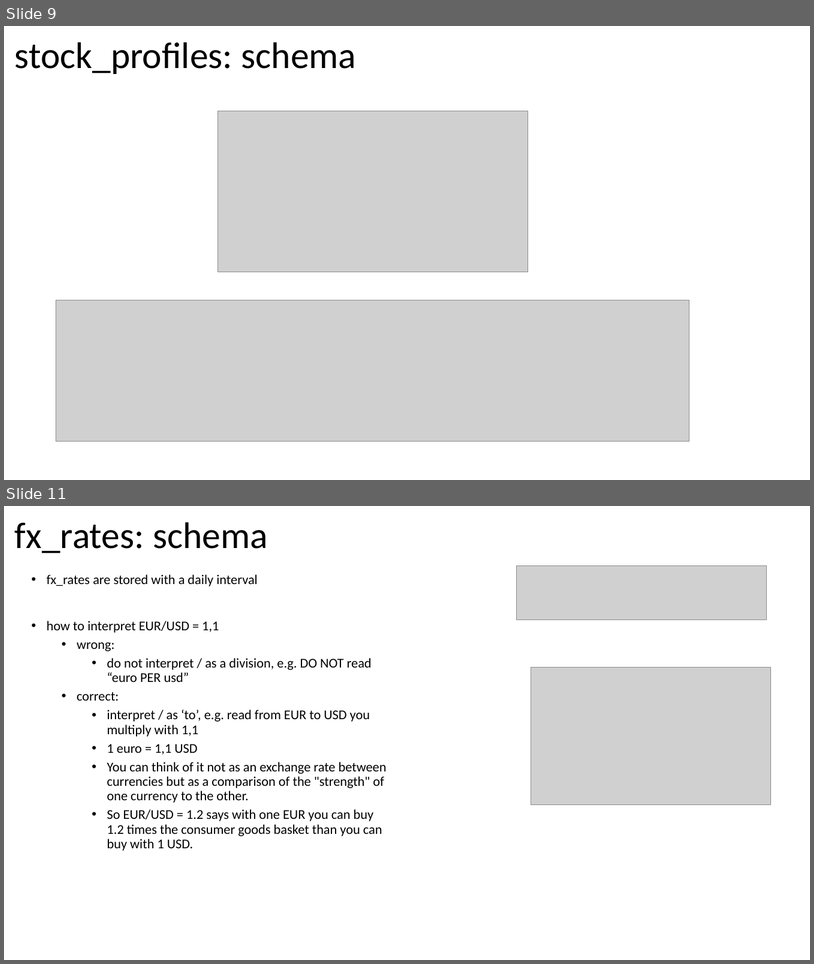
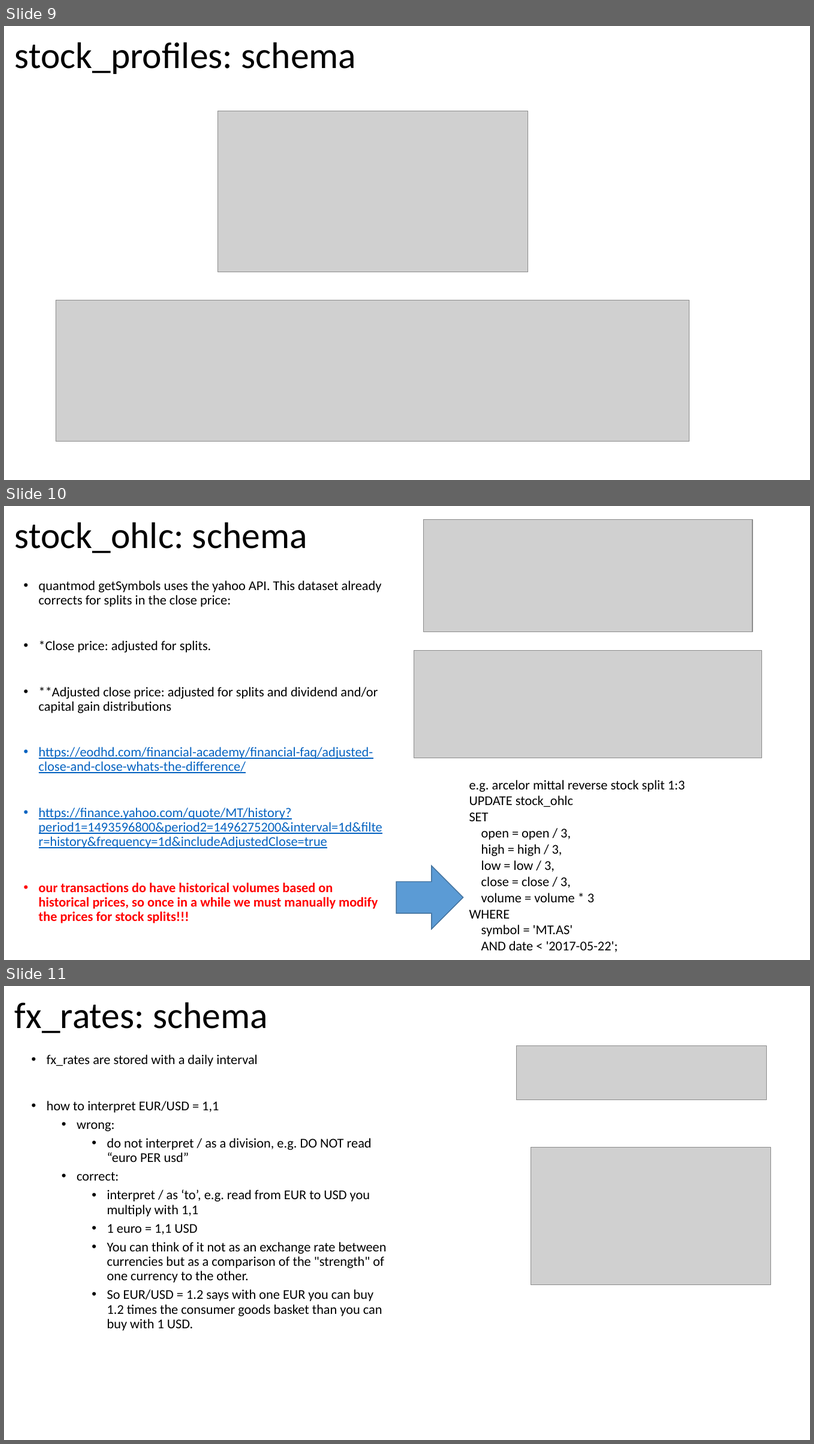
Before and after one commit to jorritvm/stocks_dashboard, a slide deck: doc/stock_dashboard_documentation.pptx. Shown one above the other, each under a label of ours: slides 9 and 11 before the commit, slides 9, 10 and 11 after it; the slides between them are not shown. The pictures are 814x964 and 814x1444 pixels, drawn with LibreOffice and Linux fonts; fonts in the diff are those of the drawing; grey boxes stand for pictures. Boxes give left, top, right and bottom in pixels: in the first picture for what was removed or moved away, otherwise in the second. Text is boxed around its words. In the diff, an @@ line names an element or a change of style, - is before the commit and + after.

```diff
--- a/doc/stock_dashboard_documentation.pptx
+++ b/doc/stock_dashboard_documentation.pptx
@@ slide 10 added at (4, 506, 810, 960), background #FFFFFF @@
@@ title added at (15, 522, 308, 553), 44 pt, text #000000 @@
+stock_ohlc: schema
@@ picture added at (424, 520, 753, 632) @@
@@ text added at (39, 580, 383, 923), 16 pt, text #0563C1 @@
+• quantmod getSymbols uses the yahoo API. This dataset already corrects for splits in the close price:
+• *Close price: adjusted for splits.
+• **Adjusted close price: adjusted for splits and dividend and/or capital gain distributions
+• https://eodhd.com/financial-academy/financial-faq/adjusted-close-and-close-whats-the-difference/
+• https://finance.yahoo.com/quote/MT/history?period1=1493596800&period2=1496275200&interval=1d&filter=history&frequency=1d&includeAdjustedClose=true
+• our transactions do have historical volumes based on historical prices, so once in a while we must manually modify the prices for stock splits!!!
@@ picture added at (415, 650, 762, 757) @@
@@ text added at (470, 780, 686, 952), 16 pt, text #000000 @@
+e.g. arcelor mittal reverse stock split 1:3
+UPDATE stock_ohlc
+SET
+open = open / 3,
+high = high / 3,
+low = low / 3,
+close = close / 3,
+volume = volume * 3
+WHERE
+symbol = 'MT.AS'
+AND date < '2017-05-22';
@@ right arrow added at (396, 865, 464, 928), fill #5B9BD5, outline #43739E 1 pt @@
```
Also in this commit, not shown: 3 slides changed, 3 other slides added, 1 slide removed, 7 other files.
